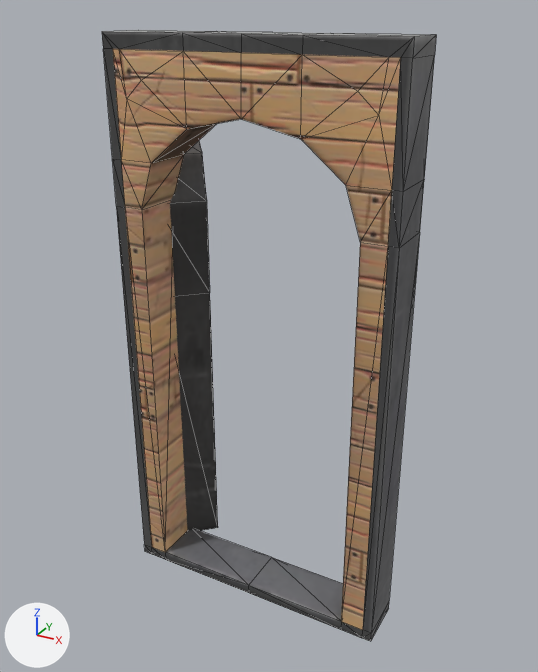
Before and after pictures for a commit that changed the glTF model KJWalker/DoorModuleSteampunk.glb.
The view is the same before and after, from a 50 mm camera at (3.71, -4.33, 4.64) aimed at (0.82, 0.91, 2.02). Lighting does not change. The marker at lower left points along +X, +Y and +Z. Mesh edges are drawn as thin lines. Objects named as collision shapes, trigger or cutter boxes, shadow casters or lower levels of detail are left out. Where no turn or scale is listed for an object, it has been applied to the vertices.

In view in the first picture: 'Door', 'Wall door Module'.
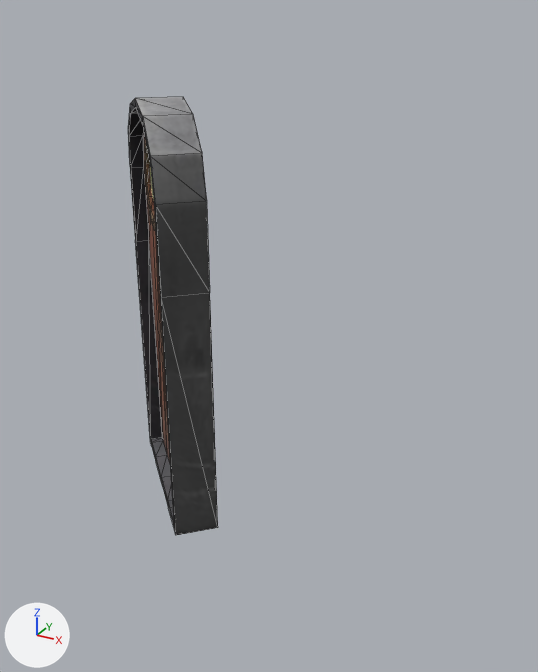
Commit message: fix steampunk door

The change, as JSON lines over the scene's bpy script:
```json
{"op": "remove", "block": "ob_wall_door_module", "code": ["ob_wall_door_module = bpy.data.objects.new('Wall door Module', me_cube_018)", "ob_wall_door_module.location = (0.0, 0.0, 0.0)"]}
```

What differs and where, as boxes [x1, y1, x2, y2] in the pictures (538 x 672 px):
```json
{"object": "Wall door Module", "change": "deleted", "before": [102, 30, 436, 642]}
```
